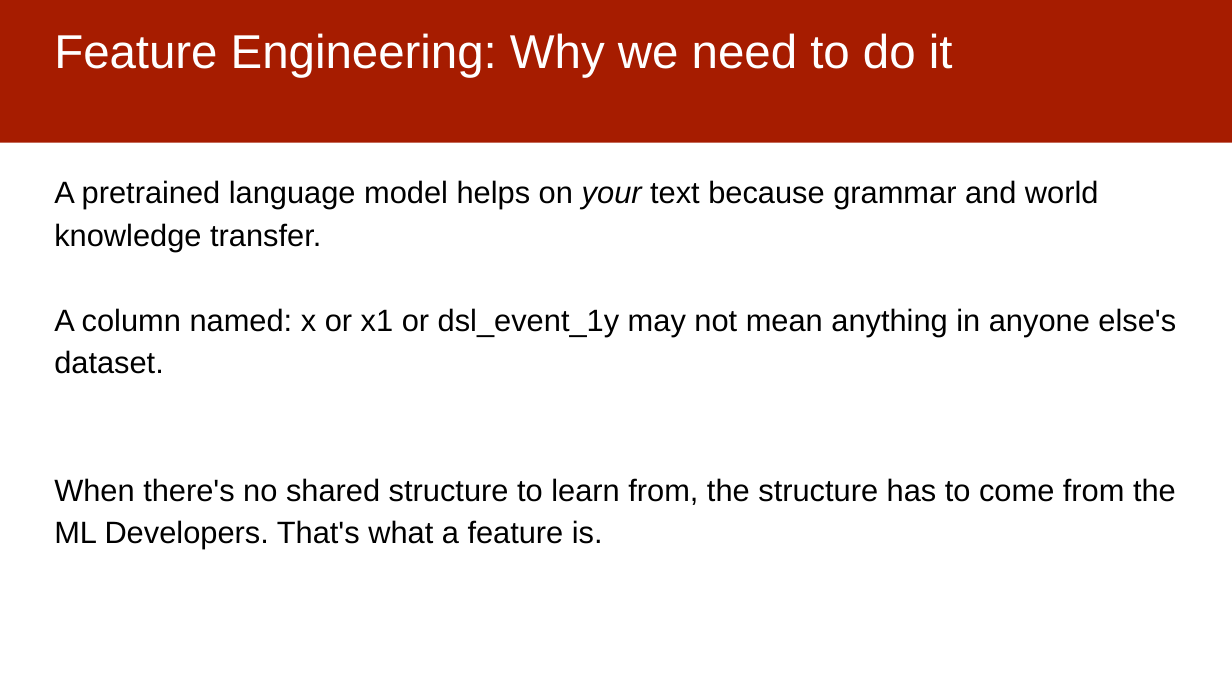
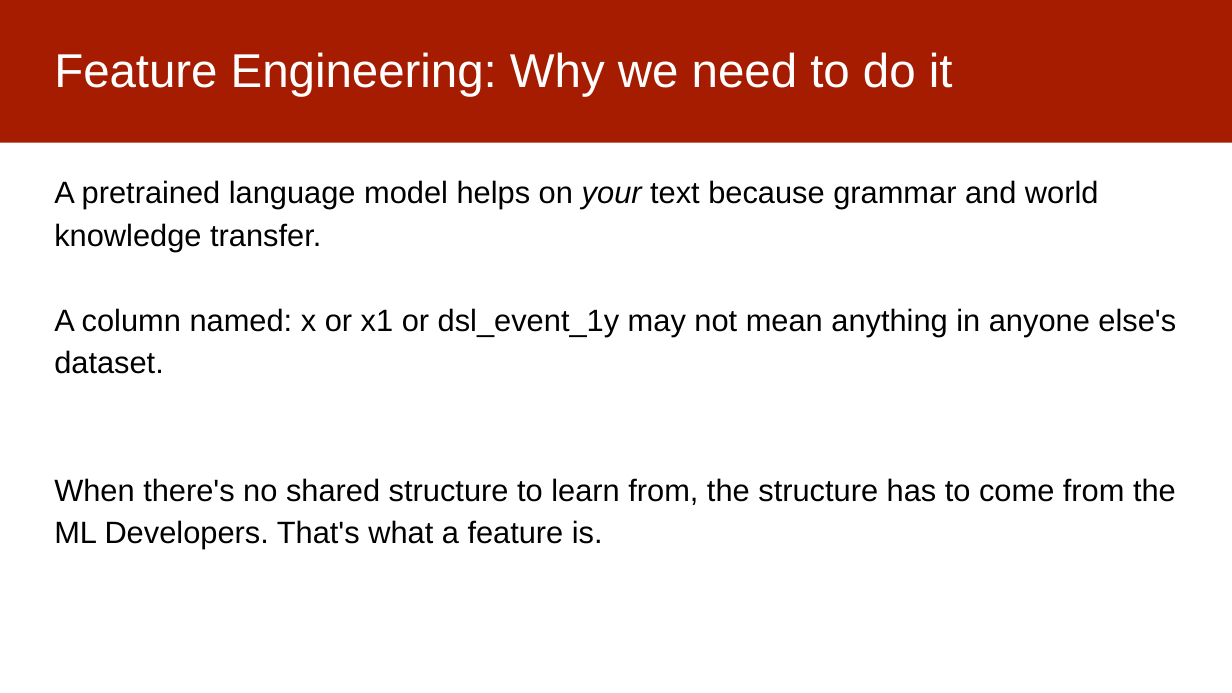
Before and after one commit to dssg/mlforpublicpolicylab, a slide deck: slide 11 of Lectures/12-features-and-imputation.pptx (slide 10 before the commit). Drawn at 1232x693 pixels with LibreOffice and Linux fonts; fonts in the diff are those of the drawing. Boxes give left, top, right and bottom in pixels: in the first picture for what was removed or moved away, otherwise in the second. Text is boxed around its words. In the diff, an @@ line names an element or a change of style, - is before the commit and + after.

```diff
--- a/Lectures/12-features-and-imputation.pptx
+++ b/Lectures/12-features-and-imputation.pptx
@@ title "Feature Engineering: Why we need ...": place and size @@
-title "Feature Engineering: Why we need ..." at box(54, 33, 953, 78)
+title "Feature Engineering: Why we need ..." at box(54, 52, 953, 96)
```
Also in this commit, not shown: 5 other slides changed, 2 slides removed.
